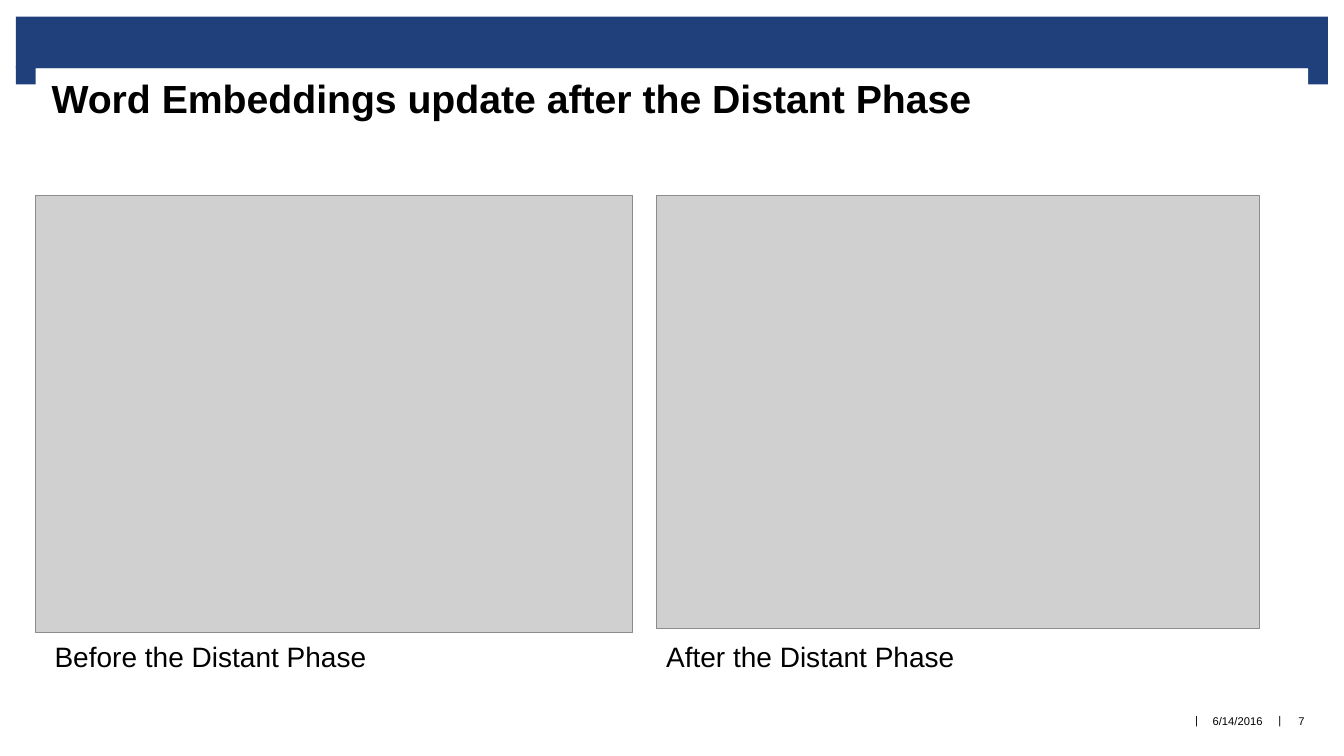
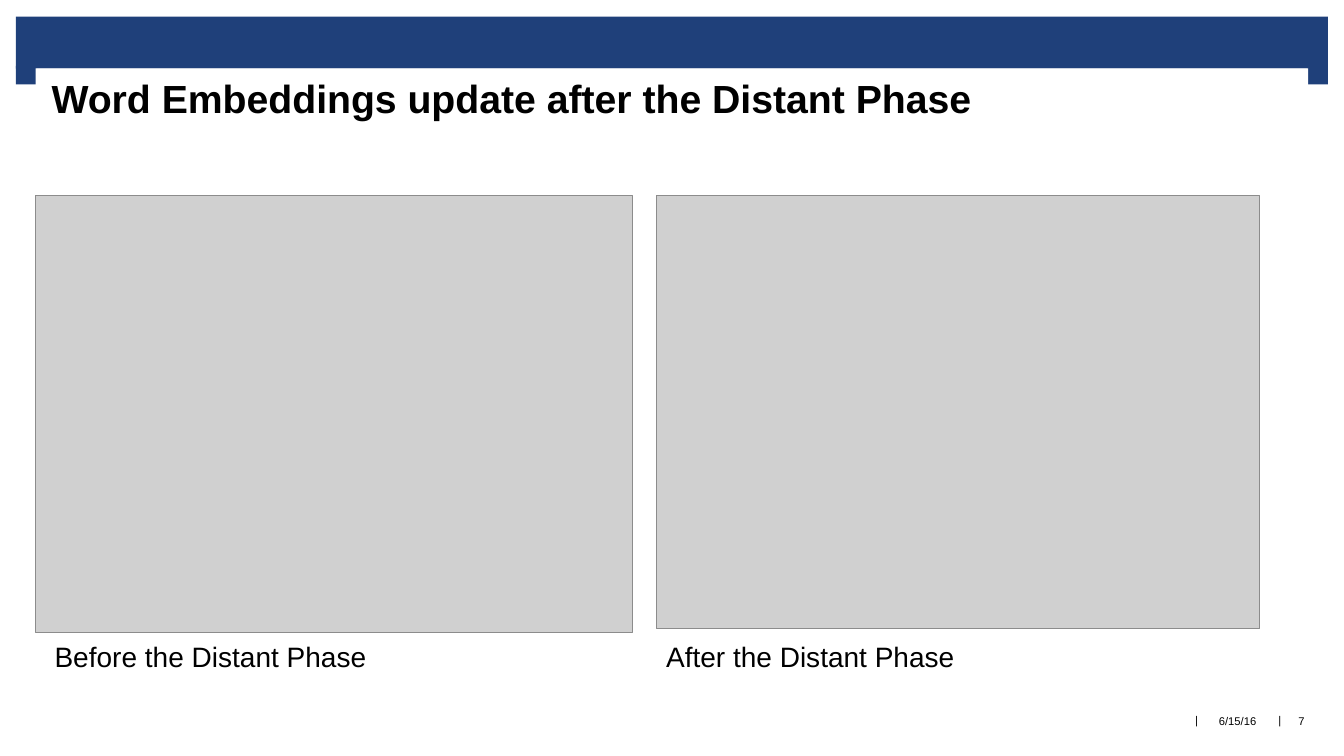
Before and after one commit to jderiu/deep-qa, a slide deck: slide 7 of Poster/SwissCheese.pptx. Drawn at 1344x756 pixels with LibreOffice and Linux fonts; fonts in the diff are those of the drawing; grey boxes stand for pictures; background and template pictures are left out. Boxes give left, top, right and bottom in pixels: in the first picture for what was removed or moved away, otherwise in the second. Text is boxed around its words. In the diff, an @@ line names an element or a change of style, - is before the commit and + after.

```diff
--- a/Poster/SwissCheese.pptx
+++ b/Poster/SwissCheese.pptx
@@ text at [1219,717,1256,725]: text changed @@
-6/14/2016
+6/15/16
```
Also in this commit, not shown: 10 other slides changed.
